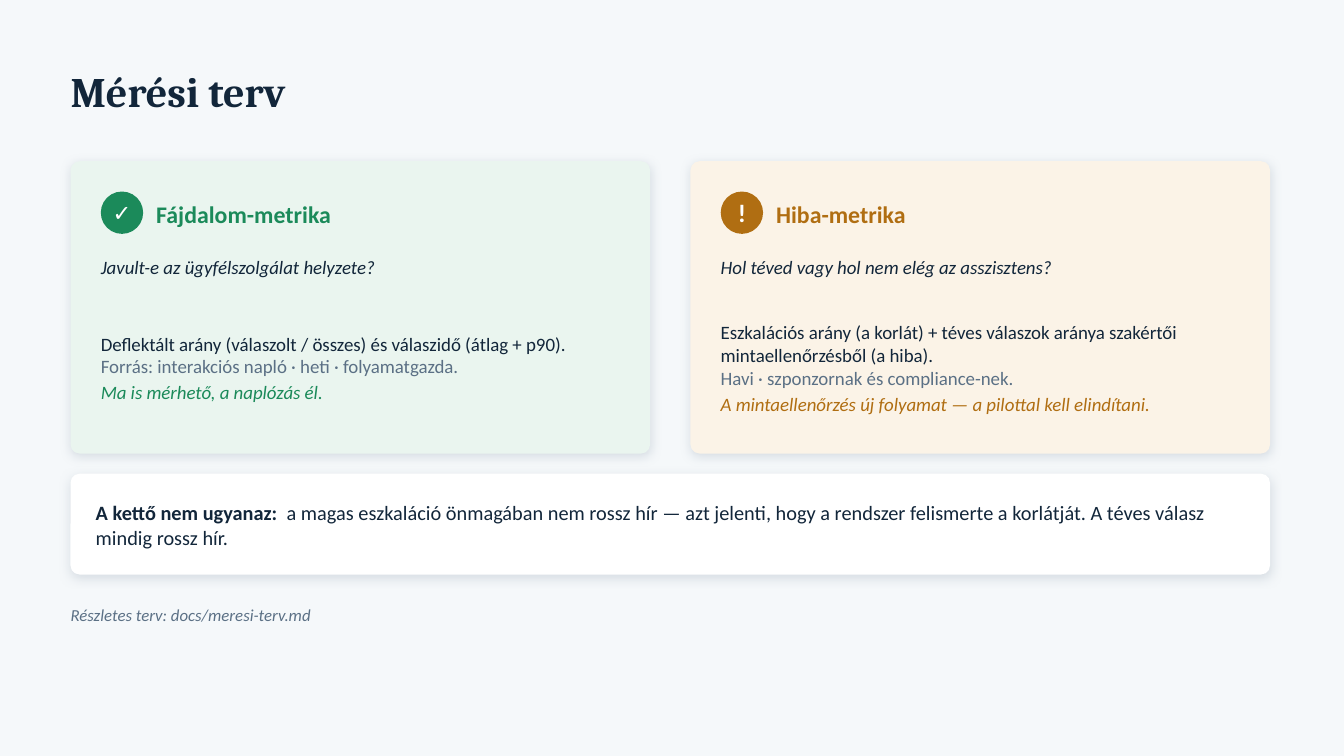
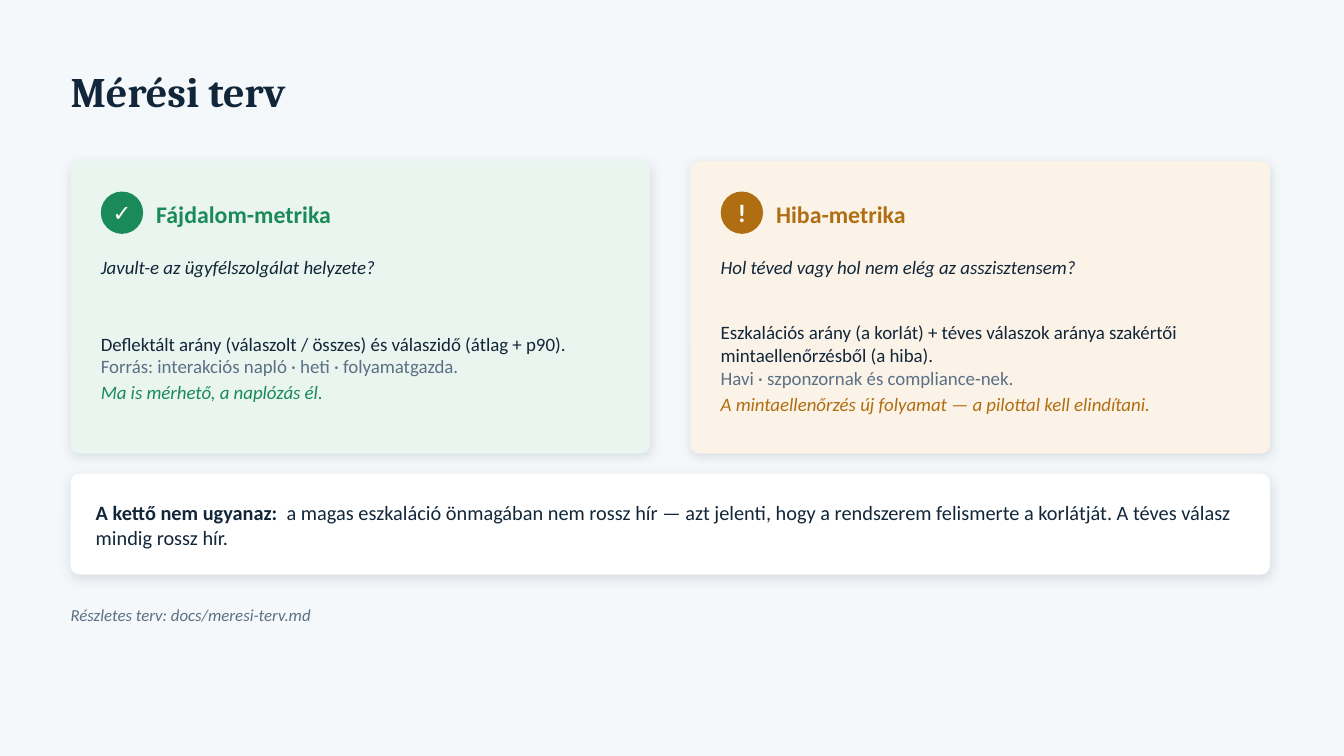
Before and after one commit to vighsandor/hazifeladatok, a slide deck: slide 7 of docs/zaroprojekt-prezentacio.pptx. Drawn at 1344x756 pixels with LibreOffice and Linux fonts; fonts in the diff are those of the drawing. Boxes give left, top, right and bottom in pixels: in the first picture for what was removed or moved away, otherwise in the second. Text is boxed around its words. In the diff, an @@ line names an element or a change of style, - is before the commit and + after.

```diff
--- a/docs/zaroprojekt-prezentacio.pptx
+++ b/docs/zaroprojekt-prezentacio.pptx
@@ text at (x1=721, y1=261, x2=1075, y2=278): text changed @@
-Hol téved vagy hol nem elég az asszisztens?
+Hol téved vagy hol nem elég az asszisztensem?
@@ text at (x1=96, y1=505, x2=1230, y2=549): text changed @@
-A kettő nem ugyanaz: a magas eszkaláció önmagában nem rossz hír — azt jelenti, hogy a rendszer felismerte a korlátját. A téves válasz mindig rossz hír.
+A kettő nem ugyanaz: a magas eszkaláció önmagában nem rossz hír — azt jelenti, hogy a rendszerem felismerte a korlátját. A téves válasz mindig rossz hír.
```
Also in this commit, not shown: 6 other slides changed, 7 other files.
